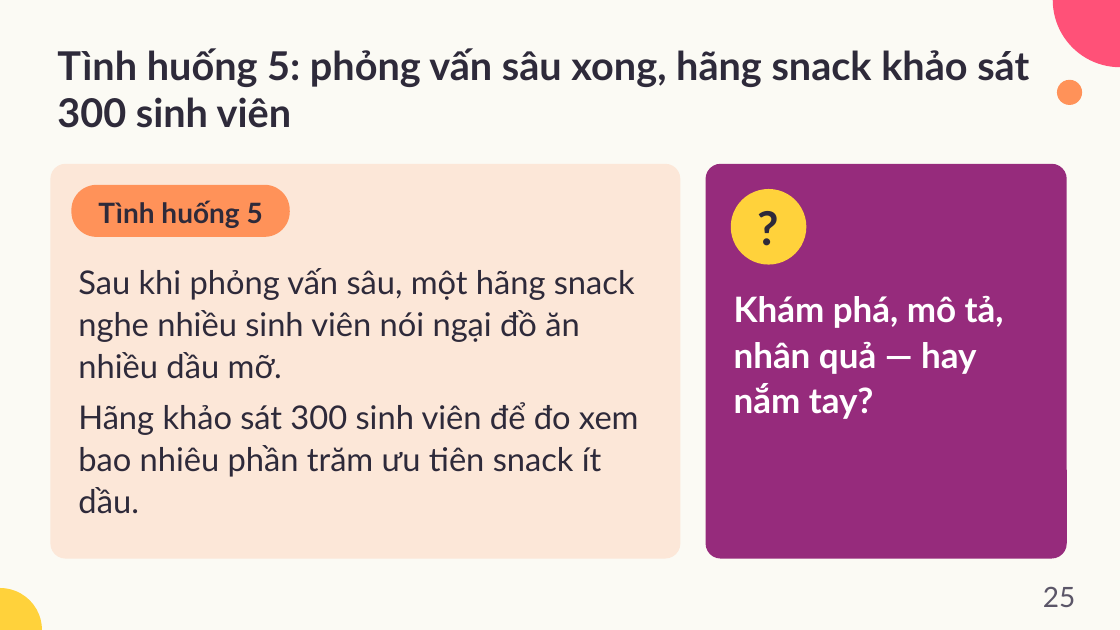
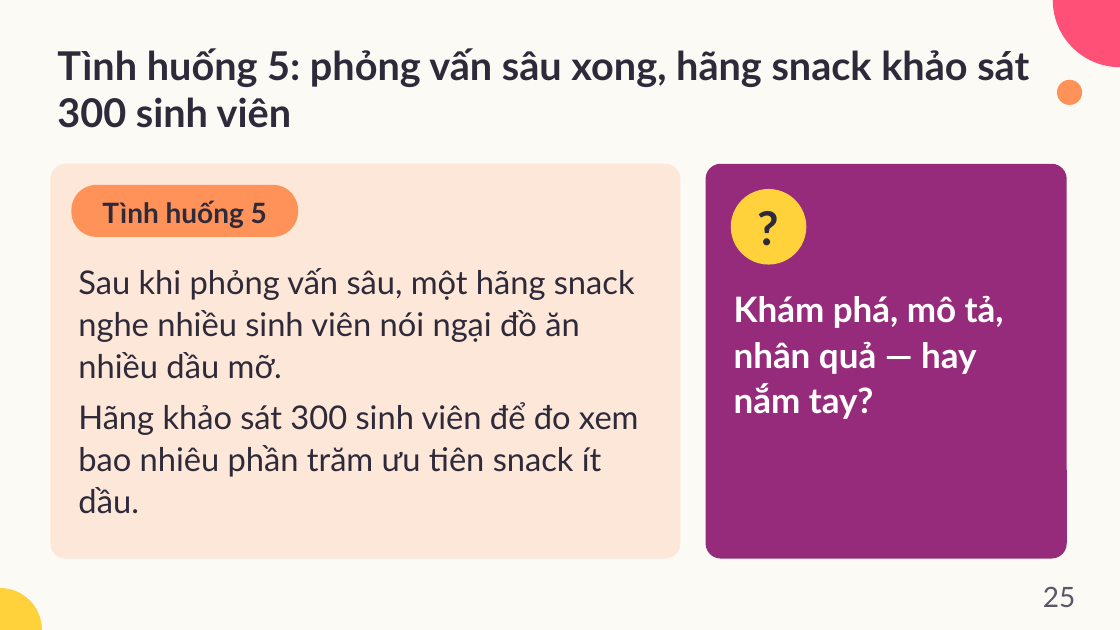
Before and after one commit to dnbaoquyen/academic-pptx-skill, a slide deck: slide 25 of mkt1107/output/MKT1107_W06_slides.pptx. Drawn at 1120x630 pixels with LibreOffice and Linux fonts; fonts in the diff are those of the drawing. Boxes give left, top, right and bottom in pixels: in the first picture for what was removed or moved away, otherwise in the second. Text is boxed around its words. In the diff, an @@ line names an element or a change of style, - is before the commit and + after.

```diff
--- a/mkt1107/output/MKT1107_W06_slides.pptx
+++ b/mkt1107/output/MKT1107_W06_slides.pptx
@@ text "Tình huống 5": place and size @@
-text "Tình huống 5" at box(98, 200, 263, 228)
+text "Tình huống 5" at box(102, 200, 267, 228)
@@ rounded rectangle: place and size @@
-rounded rectangle at box(71, 185, 290, 237)
+rounded rectangle at box(71, 185, 298, 237)
```
Also in this commit, not shown: 4 other slides changed, 11 other files.
